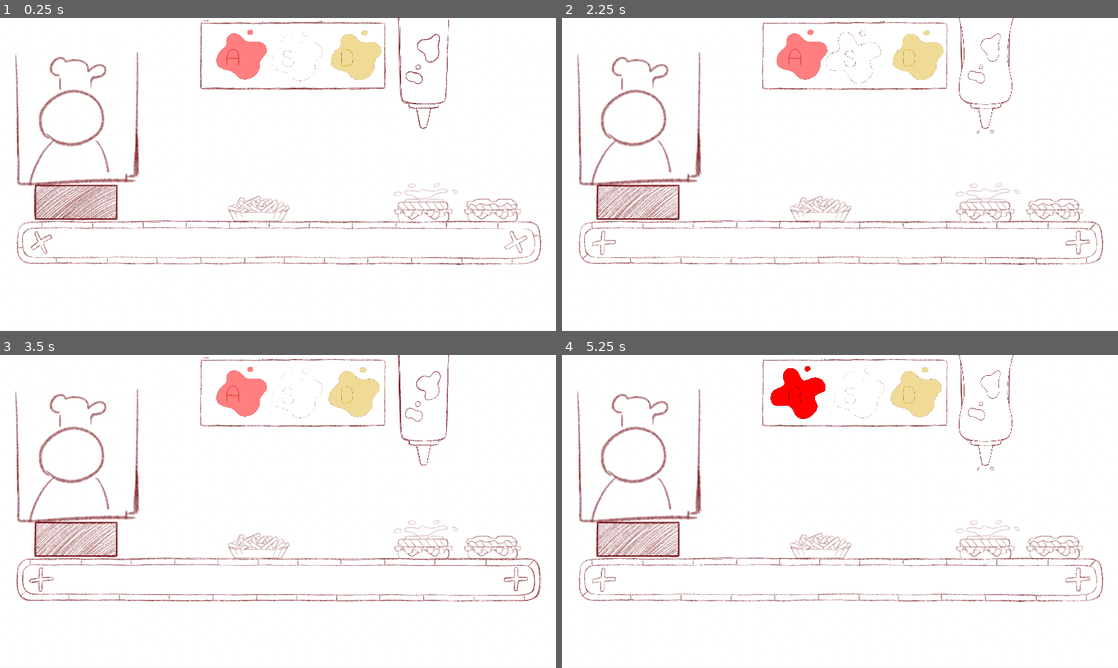
Above: before the commit, frames 1-4 (two rows, left to right).
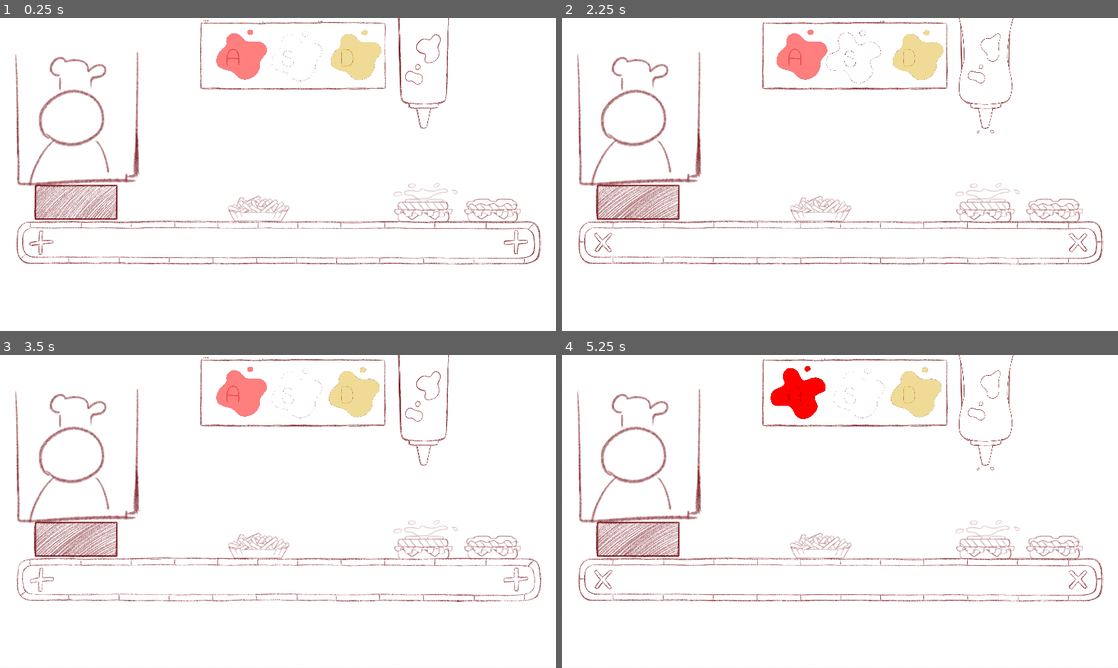
Above: after the commit, the same moments.

Repository: christophprenissl/sauce_game
Game: Godot game, scene res://Scenes/Game.tscn
Same seed, same stepped clock (60 frames per second), same inputs: the game is played once before the commit and once after it.
Inputs:
- Up to frame 1 (0.25 s): no input
- Up to frame 2 (2.25 s): tap A (sauce_a) at 0.6 s; tap D (sauce_d) at 1.35 s; tap S (sauce_s) at 2.1 s
- Up to frame 3 (3.5 s): tap A (sauce_a) at 2.85 s
- Up to frame 4 (5.25 s): tap D (sauce_d) at 3.6 s; tap S (sauce_s) at 4.35 s; tap A (sauce_a) at 5.1 s

The runs differ from the first frame. In frame 1, 3.1% of the frame differs, in the area x 3-98%, y 0-79%; in frame 2, 2.9%; in frame 3, 2.7%; in frame 4, 2.9%.

Commit message:
added level dependant music logic

Diff:
--- a/Scenes/Game.gd
+++ b/Scenes/Game.gd
@@ -1,4 +1,8 @@
 extends Node2D
+
+onready var music_player_lvl1 = $"%MusicPlayerLvl1"
+onready var music_player_lvl2 = $"%MusicPlayerLvl2"
+onready var music_player_lvl3 = $"%MusicPlayerLvl3"
 
 onready var saucer = $"%Saucer"
 onready var production_line = $"%ProductionLine"
@@ -16,6 +20,7 @@
 
 func _ready():
 	set_speed(speed_levels[speed_level])
+	play_music(speed_level)
 
 func _process(delta):
 	time += delta
@@ -23,6 +28,7 @@
 		speed_level += 1
 		time = 0
 		set_speed(speed_levels[speed_level])
+		play_music(speed_level)
 
 
 	if Input.is_action_just_pressed("sauce_a"):
@@ -36,5 +42,21 @@
 		sauce_preview_board.sauce("d")
 
 
+func play_music(lvl):
+
+	match(lvl):
+		0:
+			music_player_lvl1.play()
+			music_player_lvl2.stop()
+			music_player_lvl3.stop()
+		1:
+			music_player_lvl2.play()
+			music_player_lvl1.stop()
+			music_player_lvl3.stop()
+		2:
+			music_player_lvl3.play()
+			music_player_lvl1.stop()
+			music_player_lvl2.stop()
+
 func set_speed(value: int):
 	production_line.speed = value
--- a/Scenes/Game.tscn
+++ b/Scenes/Game.tscn
@@ -13,6 +13,8 @@
 [ext_resource path="res://Scenes/SaucePreviewBoard.gd" type="Script" id=11]
 [ext_resource path="res://GameObjects/Sauce_Preview_S.tscn" type="PackedScene" id=12]
 [ext_resource path="res://GameObjects/Sauce_Preview_D.tscn" type="PackedScene" id=13]
+[ext_resource path="res://Music/Ballern.mp3" type="AudioStream" id=14]
+[ext_resource path="res://Music/Level_2.mp3" type="AudioStream" id=15]
 
 [sub_resource type="SpriteFrames" id=1]
 animations = [ {
@@ -160,23 +162,32 @@
 sauce_color_a = Color( 0.854902, 0.0627451, 0.0627451, 1 )
 sauce_color_s = Color( 0.858824, 0.74902, 0.027451, 1 )
 sauce_color_d = Color( 0.945098, 0.921569, 0.870588, 1 )
-speed_levels = [ 100, 250, 500, 1000 ]
+speed_levels = [ 100, 250, 500 ]
+seconds_till_speed_changes = 30
 
 [node name="Background" type="AnimatedSprite" parent="."]
 position = Vector2( 971, 547.5 )
 scale = Vector2( 2, 2.01222 )
 frames = SubResource( 1 )
 
-[node name="MusicPlayer" type="AudioStreamPlayer" parent="."]
+[node name="MusicPlayerLvl1" type="AudioStreamPlayer" parent="."]
+unique_name_in_owner = true
 stream = ExtResource( 2 )
-autoplay = true
+
+[node name="MusicPlayerLvl2" type="AudioStreamPlayer" parent="."]
+unique_name_in_owner = true
+stream = ExtResource( 15 )
+
+[node name="MusicPlayerLvl3" type="AudioStreamPlayer" parent="."]
+unique_name_in_owner = true
+stream = ExtResource( 14 )
 
 [node name="ProductionLine" type="AnimatedSprite" parent="."]
 unique_name_in_owner = true
 position = Vector2( 961, 773 )
 frames = SubResource( 2 )
 animation = "moving"
-frame = 3
+frame = 4
 playing = true
 script = ExtResource( 3 )
 spawn_rate = 200
@@ -197,7 +208,7 @@
 position = Vector2( -3, -62 )
 frames = SubResource( 21 )
 animation = "idle"
-frame = 2
+frame = 1
 playing = true
 
 [node name="ConsumptionArea" type="Area2D" parent="ProductionLine"]
@@ -214,7 +225,7 @@
 scale = Vector2( 0.347163, 0.35108 )
 frames = SubResource( 8 )
 animation = "idle"
-frame = 1
+frame = 2
 playing = true
 script = ExtResource( 5 )
 
@@ -233,7 +244,6 @@
 position = Vector2( 1011, 131 )
 frames = SubResource( 25 )
 animation = "idle"
-frame = 1
 playing = true
 script = ExtResource( 11 )
 
Not shown, added: Music/Ballern.mp3.import
Not shown, added: Music/Level_2.mp3.import
Not shown: 1 places in Scenes/Game.tscn that only renumber resources
Not shown, added: Music/Ballern.mp3
Not shown, added: Music/Level_2.mp3
